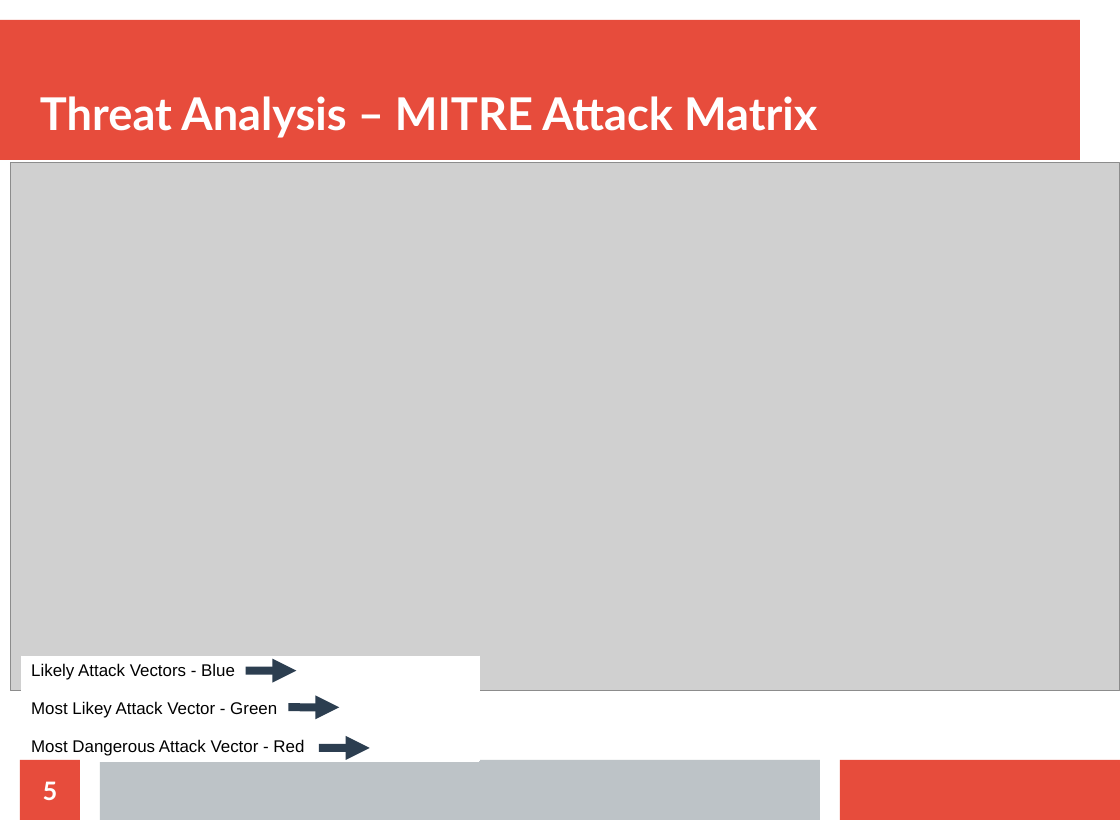
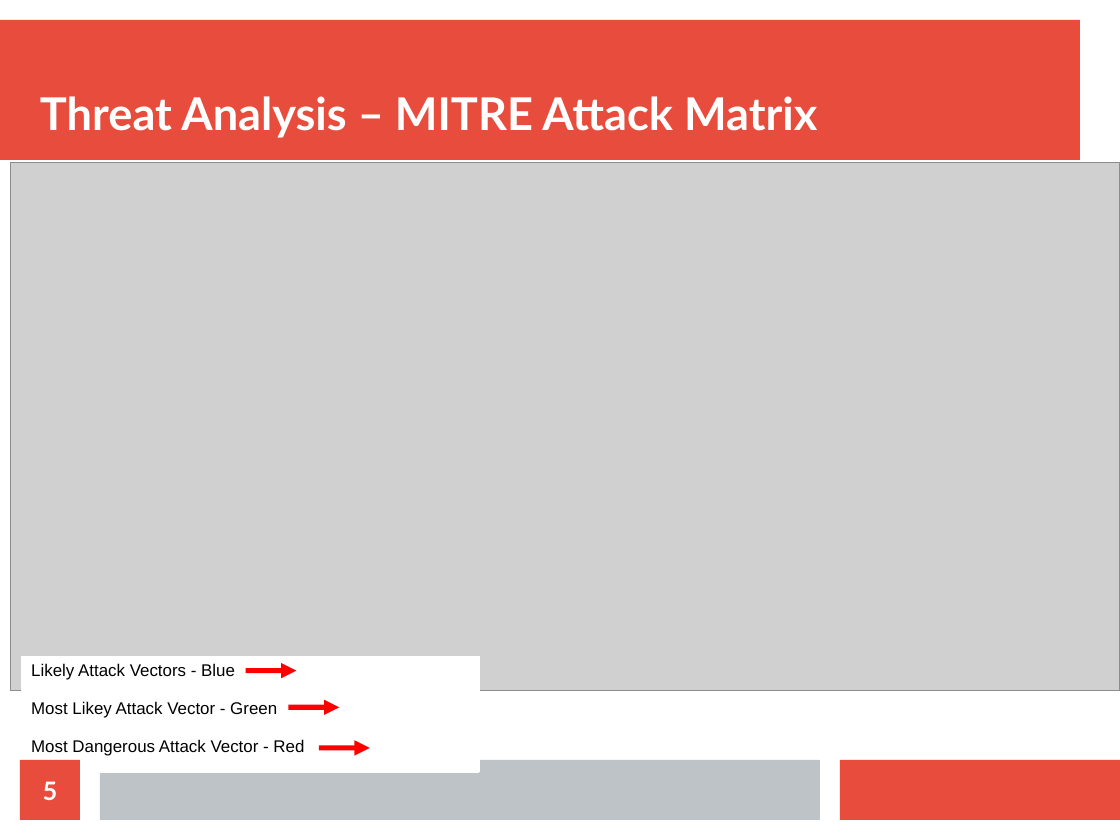
Before and after one commit to RDozier22/Threat-Capstone, a slide deck: slide 5 of Threat 200 Capstone/Air Speed Velocity Co Security Brief.odp. Drawn at 1120x840 pixels with LibreOffice and Linux fonts; fonts in the diff are those of the drawing; grey boxes stand for pictures. Boxes give left, top, right and bottom in pixels: in the first picture for what was removed or moved away, otherwise in the second. Text is boxed around its words. In the diff, an @@ line names an element or a change of style, - is before the commit and + after.

```diff
--- a/Threat 200 Capstone/Air Speed Velocity Co Security Brief.odp
+++ b/Threat 200 Capstone/Air Speed Velocity Co Security Brief.odp
@@ table: place and size @@
-table at box(21, 656, 480, 761)
+table at box(21, 656, 480, 771)
@@ arrow (246, 671) - (297, 671): stroke #2C3E50 5.67 pt to #FF0000 3.6 pt @@
@@ arrow (289, 707) - (339, 707): stroke #2C3E50 5.67 pt to #FF0000 3.6 pt @@
@@ arrow (319, 748) - (370, 748): stroke #2C3E50 5.67 pt to #FF0000 3.6 pt @@
```
Also in this commit, not shown: 9 other slides changed.
